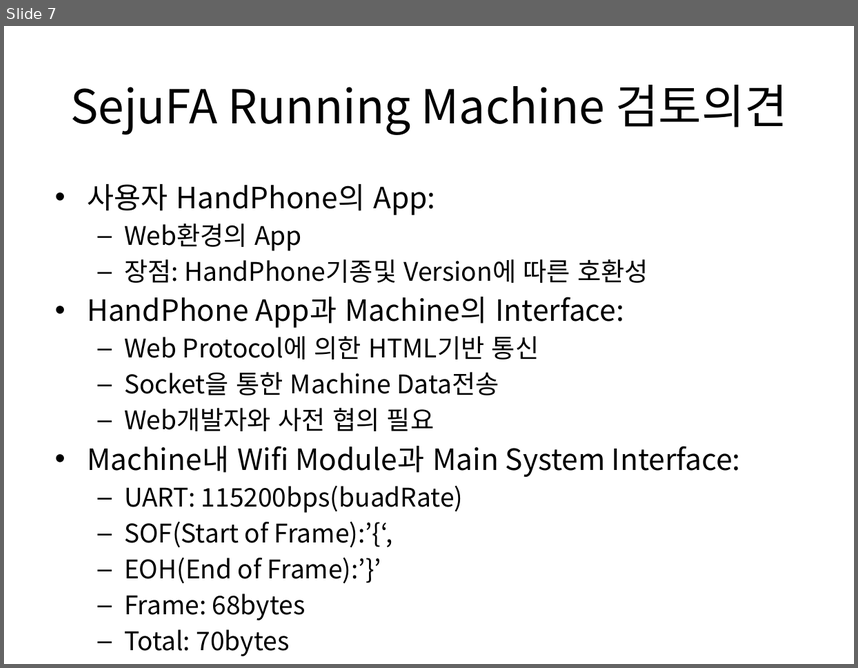
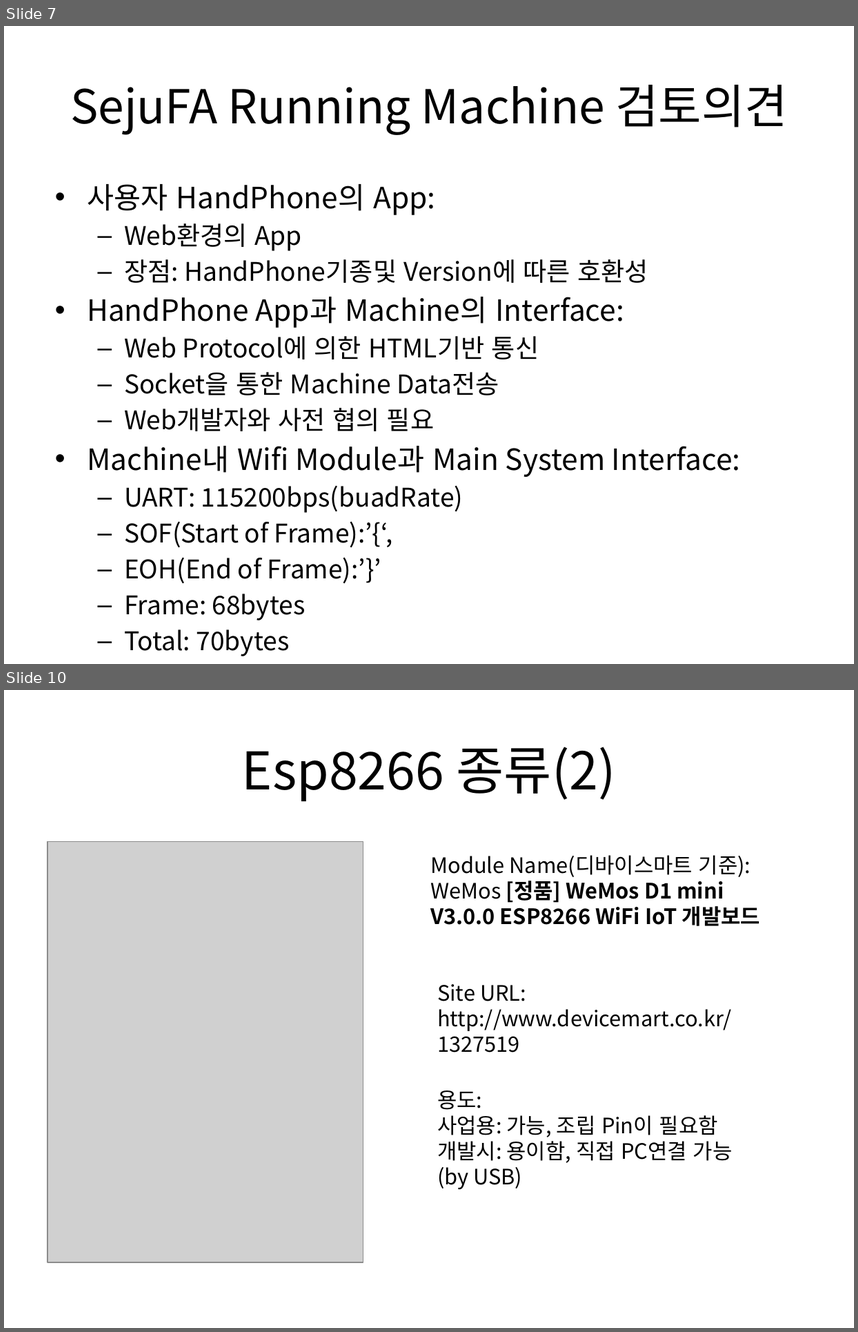
Before and after one commit to ihong9059/esp8266, a slide deck: 세주Project/세주FA.pptx. Shown one above the other, each under a label of ours: slide 7 before the commit, slides 7 and 10 after it; the slides between them are not shown. The pictures are 858x668 and 858x1332 pixels, drawn with LibreOffice and Linux fonts; fonts in the diff are those of the drawing; grey boxes stand for pictures. Boxes give left, top, right and bottom in pixels: in the first picture for what was removed or moved away, otherwise in the second. Text is boxed around its words. In the diff, an @@ line names an element or a change of style, - is before the commit and + after.

```diff
--- a/세주Project/세주FA.pptx
+++ b/세주Project/세주FA.pptx
@@ slide 10 added at (4,690,854,1328), background #FFFFFF @@
@@ title added at (242,747,616,802), 44 pt, text #000000 @@
+Esp8266 종류(2)
@@ picture added at (47,841,363,1262) @@
@@ text added at (430,855,760,926), 18 pt, text #000000, bold @@
+Module Name(디바이스마트 기준):
+WeMos [정품] WeMos D1 mini V3.0.0 ESP8266 WiFi IoT 개발보드
@@ text added at (437,984,731,1052), 18 pt, text #000000 @@
+Site URL:
+http://www.devicemart.co.kr/1327519
@@ text added at (437,1090,733,1189), 18 pt, text #000000 @@
+용도:
+사업용: 가능, 조립 Pin이 필요함
+개발시: 용이함, 직접 PC연결 가능
+(by USB)
```
Also in this commit, not shown: 6 other slides added, 15 other files.
